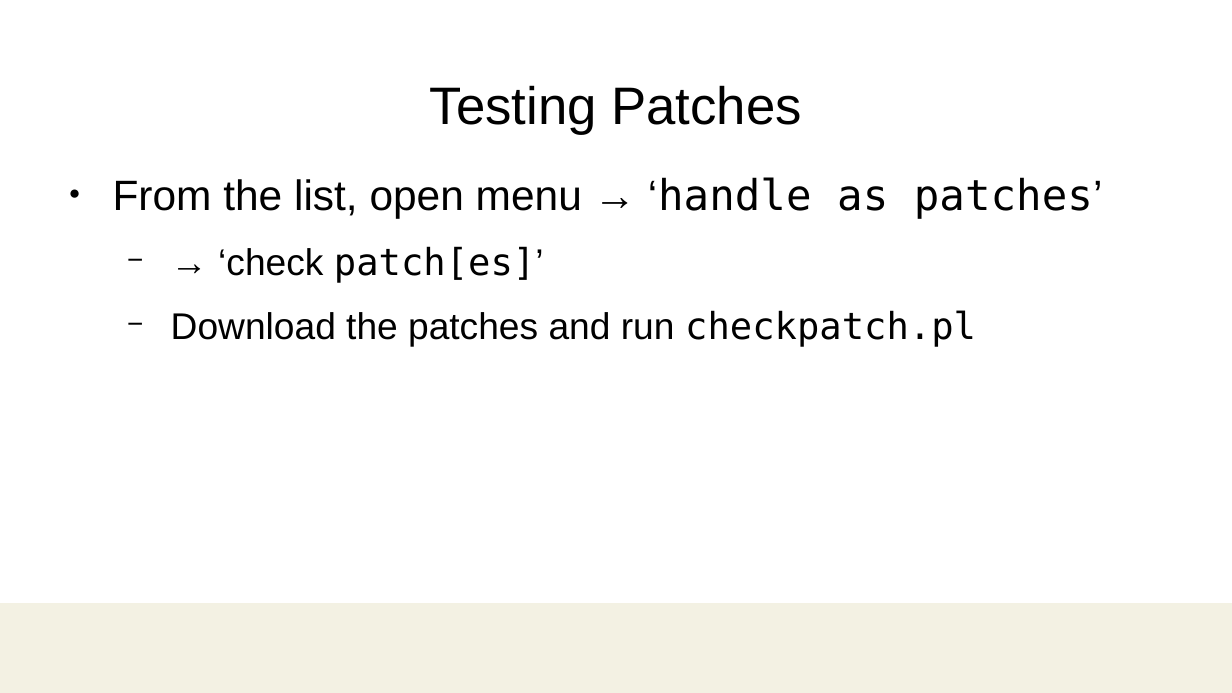
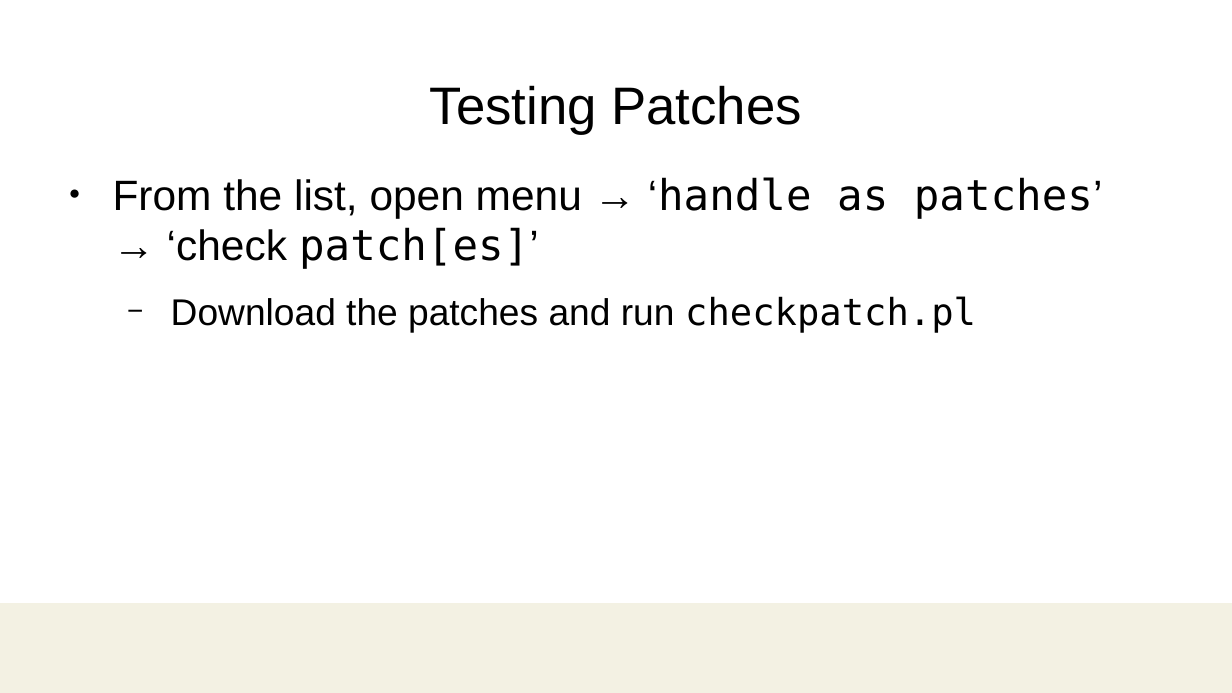
Before and after one commit to damonitor/talks, a slide deck: slide 24 of 2025/ossjp/hkml_ossjp25.odp. Drawn at 1232x693 pixels with LibreOffice and Linux fonts; fonts in the diff are those of the drawing; background and template pictures are left out. Boxes give left, top, right and bottom in pixels: in the first picture for what was removed or moved away, otherwise in the second. Text is boxed around its words. In the diff, an @@ line names an element or a change of style, - is before the commit and + after.

```diff
--- a/2025/ossjp/hkml_ossjp25.odp
+++ b/2025/ossjp/hkml_ossjp25.odp
@@ text at [113,177,1103,269]: text changed @@
-● From the list, open menu → ‘handle as patches’
-  − → ‘check patch[es]’
+● From the list, open menu → ‘handle as patches’
+  → ‘check patch[es]’
```
Also in this commit, not shown: 11 other slides changed, 1 other file.
